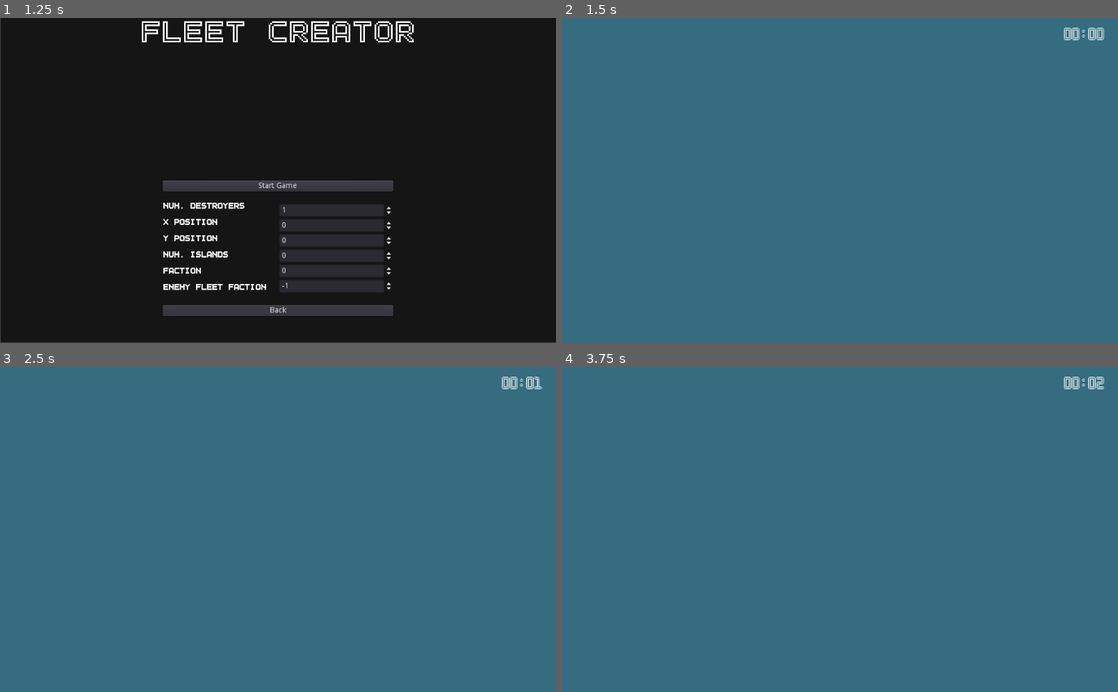
Above: before the commit, frames 1-4 (two rows, left to right).
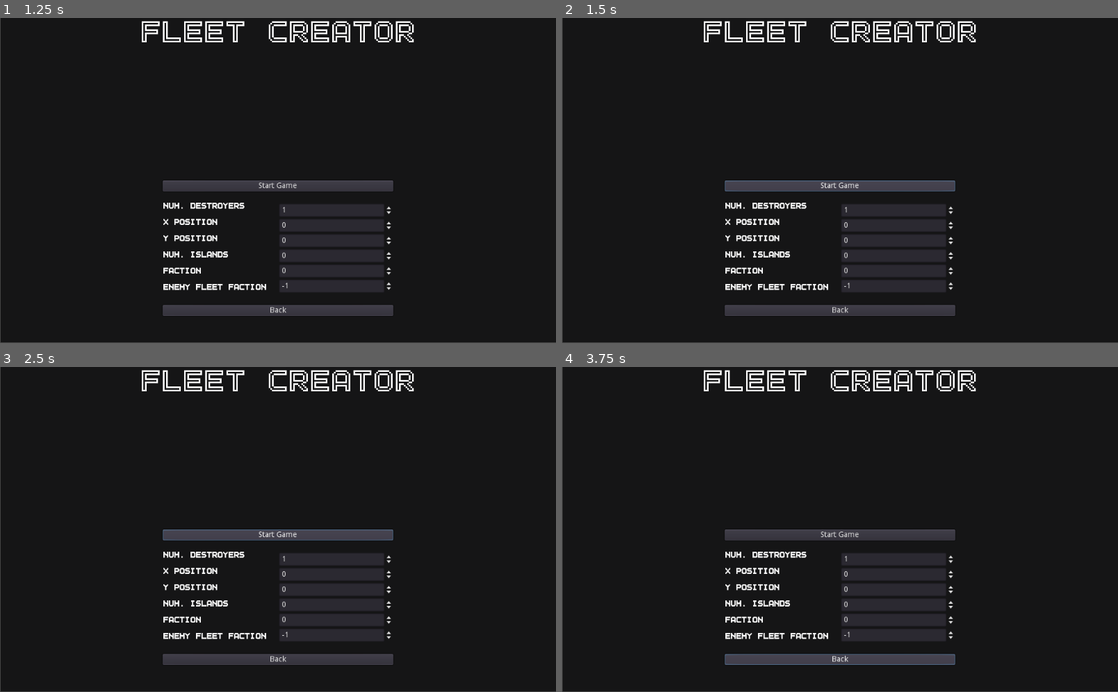
Above: after the commit, the same moments.

Repository: peter-shaw-benson/naval-game
Game: Godot game, scene res://gui/MainMenu.tscn
The game is run twice, just before and just after one commit, with the same random seed, the same clock (stepped at 60 frames per second) and the same inputs.
Inputs (mouse positions are in pixels of both pictures, inside the frame that each line leads up to):
- Up to frame 1 (1.25 s): click "Start Game" at 0.5 s
- Up to frame 2 (1.5 s): click "Start Game" at 1.25 s
- Up to frame 3 (2.5 s): click (278, 536) at 2 s, where only the run after the commit has a clickable "Start Game"
- Up to frame 4 (3.75 s): click (840, 536) at 2.75 s, where only the run after the commit has a clickable "Start Game"; click (840, 659) at 3.5 s, where only the run after the commit has a clickable "Back"

Frame 1 is identical in both runs. In frame 2, 100% of the frame differs, in the area x 0-100%, y 0-100%; in frame 3, 100%; in frame 4, 100%.
Error before the commit: Invalid get index 'type' (on base: 'Dictionary'). (res://Game)
Error after the commit: Parse Error: Too few arguments for "init()" call. Expected at least 8. (res://Entities/Ships/Destroyer.gd:32)

Commit message:
fixed a ton of bugs, working on fuel

Diff:
--- a/Entities/Entity.gd
+++ b/Entities/Entity.gd
@@ -2,6 +2,7 @@
 
 # Navigation Variables
 var speed: int
+var max_range: int
 var turn_weight: float
 var entity_class: String
 var wind_resistance: float
@@ -17,8 +18,9 @@
 
 var roller = RandomNumberGenerator.new()
 
-func init(speed, turn_weight, hit_points, armor, hide_range, visibility, crew):
+func init(speed, max_range, turn_weight, hit_points, armor, hide_range, visibility, crew):
 	self.speed = speed
+	self.max_range = max_range
 	self.turn_weight = turn_weight
 
 	self.hit_points = hit_points
--- a/Entities/Planes/DiveBomber.gd
+++ b/Entities/Planes/DiveBomber.gd
@@ -5,6 +5,7 @@
 
 var plane_stats = {
 	"speed": 100,
+	"range": 200,
 	"turn_weight": 0.15,
 	"hit_points": 8,
 	"armor": 0,
@@ -17,7 +18,7 @@
 
 func _init():
 
-	self.init(plane_stats["speed"], plane_stats["turn_weight"], \
+	self.init(plane_stats["speed"], plane_stats["range"], plane_stats["turn_weight"], \
 	plane_stats["hit_points"], plane_stats["armor"], \
 	plane_stats["hide"], plane_stats["visibility"], \
 	plane_stats["crew"])
--- a/Entities/Planes/LevelBomber.gd
+++ b/Entities/Planes/LevelBomber.gd
@@ -5,6 +5,7 @@
 
 var plane_stats = {
 	"speed": 50,
+	"range": 500,
 	"turn_weight": 0.15,
 	"hit_points": 20,
 	"armor": 1,
@@ -17,7 +18,7 @@
 
 func _init():
 
-	self.init(plane_stats["speed"], plane_stats["turn_weight"], \
+	self.init(plane_stats["speed"], plane_stats["range"], plane_stats["turn_weight"], \
 	plane_stats["hit_points"], plane_stats["armor"], \
 	plane_stats["hide"], plane_stats["visibility"], \
 	plane_stats["crew"])
--- a/Entities/Planes/ScoutPlane.gd
+++ b/Entities/Planes/ScoutPlane.gd
@@ -2,6 +2,7 @@
 
 var plane_stats = {
 	"speed": 80,
+	"range": 600,
 	"turn_weight": 0.15,
 	"hit_points": 40,
 	"armor": 0,
@@ -15,7 +16,7 @@
 
 func _init():
 
-	self.init(plane_stats["speed"], plane_stats["turn_weight"], \
+	self.init(plane_stats["speed"], plane_stats["range"], plane_stats["turn_weight"], \
 	plane_stats["hit_points"], plane_stats["armor"], \
 	plane_stats["hide"], plane_stats["visibility"], \
 	plane_stats["crew"])
--- a/Entities/Planes/TorpBomber.gd
+++ b/Entities/Planes/TorpBomber.gd
@@ -5,6 +5,7 @@
 
 var plane_stats = {
 	"speed": 90,
+	"range": 200,
 	"turn_weight": 0.15,
 	"hit_points": 10,
 	"armor": 1,
@@ -17,7 +18,7 @@
 
 func _init():
 
-	self.init(plane_stats["speed"], plane_stats["turn_weight"], \
+	self.init(plane_stats["speed"], plane_stats["range"], plane_stats["turn_weight"], \
 	plane_stats["hit_points"], plane_stats["armor"], \
 	plane_stats["hide"], plane_stats["visibility"], \
 	plane_stats["crew"])
--- a/Entities/Ships/Battleship.gd
+++ b/Entities/Ships/Battleship.gd
@@ -19,6 +19,7 @@
 
 var ship_stats = {
 	"speed": 25,
+	"range": 1000,
 	"turn_weight": 0.05,
 	"hit_points": 30,
 	"armor": 10,
@@ -31,7 +32,7 @@
 
 func _init():
 
-	self.init(ship_stats["speed"], ship_stats["turn_weight"], \
+	self.init(ship_stats["speed"], ship_stats["range"], ship_stats["turn_weight"], \
 	ship_stats["hit_points"], ship_stats["armor"], \
 	ship_stats["hide"], ship_stats["visibility"], \
 	ship_stats["crew"])
--- a/Game Map/Islands/Island.gd
+++ b/Game Map/Islands/Island.gd
@@ -29,3 +29,6 @@
 	island_drawing.frame = frame_choice
 
 	print("island:", self.position)
+
+func get_faction():
+	return 4
--- a/Game Map/Map 2.gd
+++ b/Game Map/Map 2.gd
@@ -59,6 +59,10 @@
 		if s.faction != playerFaction:
 			s.hide()
 
+	for a in airbase_list:
+		if a.faction != playerFaction:
+			a.hide()
+
 func place_squadron(squad_data):
 	var squad = squadron_scene.instance()
 
@@ -123,6 +127,7 @@
 
 	#place_squadron(squad)
 	# Find mouse position, set squadron position based on it
+	#print("about to start placing carrier")
 	carrier.start_placing()
 
 func place_next_unit(place_list):
@@ -134,6 +139,7 @@
 		var squad_index = place_list[0]
 		#print(squadron_data[squad_index])
 		if unit_data[squad_index]["type"] == "carrier":
+			#print("next on place list is a carrier")
 			place_carrier(unit_data[squad_index])
 		elif unit_data[squad_index]["type"] == "airbase":
 			place_airbase(unit_data[squad_index])
@@ -185,6 +191,8 @@
 	get_node("Ship Popup Timer").start()
 
 func _on_squadron_lost(s, enemy_squad):
+	get_node("SquadSelected").hide()
+
 	squad_list.remove(squad_list.find(s, 0))
 
 	s.queue_free()
--- a/GameState.gd
+++ b/GameState.gd
@@ -94,6 +94,11 @@
 
 	current_scene.init(unit_list, num_islands)
 
+func reset_game():
+	unit_list = []
+	default_budgets = {"0": 200, "1": 200, "2": 200}
+	playerFaction = 0
+
 func change_playerFaction(new_faction):
 	playerFaction = new_faction
 
--- a/Miscellaneous/Detection Area.gd
+++ b/Miscellaneous/Detection Area.gd
@@ -12,7 +12,7 @@
 
 	get_node("CollisionShape2D").disabled = true
 
-	print(get_node("CollisionShape2D").shape.radius)
+	#print(get_node("CollisionShape2D").shape.radius)
 
 func enable_spotting():
 	get_node("CollisionShape2D").disabled = false
--- a/Squad/Airbase/Airbase.gd
+++ b/Squad/Airbase/Airbase.gd
@@ -2,7 +2,6 @@
 class_name Airbase
 
 export var PlaneSquadScene: PackedScene
-export var DetectorScene: PackedScene
 
 const ScoutPlane = preload("res://Entities/Planes/ScoutPlane.gd")
 
@@ -22,6 +21,8 @@
 	self.deselect()
 
 	self.scale = Vector2(0.6, 0.6)
+
+	last_button = ""
 
 func _process(delta):
 	if placing:
@@ -36,12 +37,28 @@
 	type = type
 
 	organize_aircraft(plane_list)
-	faction = faction
+	self.faction = faction
+
+	print("airbase faction:")
+	print(self.faction)
+
+	visibility = get_visibility()
+
+	var visibility_scale = visibility * 5
+	#var hiding_scale = hiding * 10
+
+	detector = detector_scene.instance()
+	detector.init(visibility_scale)
+
+	add_child(detector)
+
+	detector.connect("entered_spotting_area", self, "on_detection_entered")
+	detector.connect("left_spotting_area", self, "on_detection_left")
 
 	self.deselect()
 
 func get_visibility():
-	return 1
+	return 10
 func get_min_speed():
 	return 0
 func get_total_health():
@@ -60,6 +77,9 @@
 	emit_signal("stopped_placing")
 
 	current_target = self.global_position
+
+	enable_spotting()
+
 
 func select():
 	if faction == GameState.get_playerFaction():
@@ -98,15 +118,42 @@
 	if selected:
 		#print("right clicked for course")
 		# Turn logic is here for now?
-		if Input.is_action_pressed("scout") and len(plane_dict["scout"]) > 0:
+		if last_button == "scout" and len(plane_dict["scout"]) > 0:
 			# Send planes
 			send_out_planes(placement, "scout")
 
-		elif Input.is_action_pressed("strike") and len(plane_dict["strike"]) > 0:
+			last_button = ""
+
+		elif last_button == "strike" and len(plane_dict["strike"]) > 0:
 			send_out_planes(placement, "strike")
 
-		elif Input.is_action_pressed("bomb") and len(plane_dict["bomber"]) > 0:
+			last_button = ""
+
+		elif last_button == "bomb" and len(plane_dict["bomber"]) > 0:
 			send_out_planes(placement, "bomber")
+
+			last_button = ""
+
+func _input(event):
+	if selected:
+		if Input.is_action_pressed("scout"):
+			last_button = "scout"
+		elif Input.is_action_pressed("strike"):
+			last_button = "strike"
+		elif Input.is_action_pressed("bomb"):
+			last_button = "bomb"
+		elif Input.is_action_pressed("cancel"):
+			last_button = ""
+
+# Combat stuff:
+func take_plane_damage(plane_squad):
+	pass
+
+func set_enemy_squadron(enemy_squad):
+	pass
+
+
+### PLANE STUFF:
 
 func send_out_planes(placement, type):
 	print(type)
--- a/Squad/Airbase/Airbase.tscn
+++ b/Squad/Airbase/Airbase.tscn
@@ -1,9 +1,9 @@
-[gd_scene load_steps=5 format=2]
+[gd_scene load_steps=6 format=2]
 
 [ext_resource path="res://art/map_assets/runway.png" type="Texture" id=1]
 [ext_resource path="res://Squad/Airbase/Airbase.gd" type="Script" id=2]
 [ext_resource path="res://Squad/PlaneSquadron/PlaneSquadron.tscn" type="PackedScene" id=3]
-
+[ext_resource path="res://Miscellaneous/Detection Area.tscn" type="PackedScene" id=4]
 
 [sub_resource type="RectangleShape2D" id=1]
 extents = Vector2( 65.466, 23.816 )
@@ -13,6 +13,7 @@
 collision_layer = 2
 collision_mask = 2
 script = ExtResource( 2 )
+detector_scene = ExtResource( 4 )
 PlaneSquadScene = ExtResource( 3 )
 
 [node name="ColorRect" type="ColorRect" parent="."]
--- a/Squad/Carrier/Carrier.gd
+++ b/Squad/Carrier/Carrier.gd
@@ -95,7 +95,7 @@
 	self.update_armorbar()
 
 	# Make sure it doesn't crash until we're done placing
-	get_node("IslandCollision").disabled = false
+	get_node("IslandCollision").disabled = true
 
 func get_min_speed():
 
@@ -156,24 +156,30 @@
 
 			emit_signal("new_course_change", current_target, placement)
 			#print(target_array)
-		elif Input.is_action_pressed("patrol"):
+		elif last_button == "patrol":
 			patrolling = true
 			current_target = placement
 			target_array.append(self.global_position)
 
-			#print(str(current_target) + str(target_array))
-
 			emit_signal("new_course_change", current_target, placement)
 
-		elif Input.is_action_pressed("scout") and len(plane_dict["scout"]) > 0:
+			last_button = ""
+
+		elif last_button == "scout" and len(plane_dict["scout"]) > 0:
 			# Send planes
 			send_out_planes(placement, "scout")
 
-		elif Input.is_action_pressed("strike") and len(plane_dict["strike"]) > 0:
+			last_button = ""
+
+		elif last_button == "strike" and len(plane_dict["strike"]) > 0:
 			send_out_planes(placement, "strike")
 
-		elif Input.is_action_pressed("bomb") and len(plane_dict["bomber"]) > 0:
+			last_button = ""
+
+		elif last_button == "bomb" and len(plane_dict["bomber"]) > 0:
 			send_out_planes(placement, "bomber")
+
+			last_button = ""
 
 		else:
 			patrolling = false
@@ -181,6 +187,25 @@
 			#var angle = placement.angle_to_point(position) + (PI / 2)
 			current_target = placement
 
+func start_placing():
+	#print("started placing: " + self.get_name())
+	placing = true
+
+	global_position = get_viewport().get_mouse_position()
+
+	get_node("IslandCollision").disabled = true
+
+func stop_placing():
+	#print("stopped placing: " + self.get_name())
+	placing = false
+
+	emit_signal("stopped_placing")
+
+	get_node("IslandCollision").disabled = false
+	#print(get_node("IslandCollision").disabled)
+	detector.enable_spotting()
+
+	current_target = self.global_position
 
 func select():
 	if faction == GameState.get_playerFaction():
@@ -202,6 +227,17 @@
 		if Input.is_action_pressed("stop"):
 			self.current_target = self.global_position
 			self.target_array = []
+		elif Input.is_action_pressed("patrol"):
+			last_button = "patrol"
+		elif Input.is_action_pressed("scout"):
+			last_button = "scout"
+		elif Input.is_action_pressed("strike"):
+			last_button = "strike"
+		elif Input.is_action_pressed("bomb"):
+			last_button = "bomb"
+		elif Input.is_action_pressed("cancel"):
+			last_button = ""
+
 
 func _physics_process(delta):
 
@@ -233,6 +269,12 @@
 
 	position.x = clamp(position.x, 0, screen_size.x)
 	position.y = clamp(position.y, 0, screen_size.y)
+
+func _process(delta):
+
+	get_node("HealthBar").value = lerp(get_node("HealthBar").value, get_total_health(), get_process_delta_time())
+	get_node("ArmorBar").value = lerp(get_node("ArmorBar").value, get_total_health(), get_process_delta_time())
+
 
 ## COMBAT STUFFS
 
--- a/Squad/Carrier/Carrier.tscn
+++ b/Squad/Carrier/Carrier.tscn
@@ -11,18 +11,18 @@
 [ext_resource path="res://Squad/PlaneSquadron/PlaneSquadron.tscn" type="PackedScene" id=9]
 
 [sub_resource type="RectangleShape2D" id=1]
-extents = Vector2( 9.62756, 29.6435 )
+extents = Vector2( 14.1449, 29.6435 )
 
 [sub_resource type="SpriteFrames" id=2]
 animations = [ {
+"frames": [ ExtResource( 6 ), ExtResource( 8 ), ExtResource( 7 ) ],
+"loop": true,
+"name": "carrier_clicked",
+"speed": 5.0
+}, {
 "frames": [ ExtResource( 1 ), ExtResource( 4 ), ExtResource( 5 ) ],
 "loop": true,
 "name": "carrier_basic",
-"speed": 5.0
-}, {
-"frames": [ ExtResource( 6 ), ExtResource( 8 ), ExtResource( 7 ) ],
-"loop": true,
-"name": "carrier_clicked",
 "speed": 5.0
 } ]
 
@@ -42,13 +42,13 @@
 script = ExtResource( 2 )
 detector_scene = ExtResource( 3 )
 PlaneSquadScene = ExtResource( 9 )
-DetectorScene = ExtResource( 3 )
 
 [node name="IslandCollision" type="CollisionShape2D" parent="."]
 position = Vector2( -0.127563, -0.181458 )
 shape = SubResource( 1 )
 
 [node name="Sprite" type="AnimatedSprite" parent="."]
+position = Vector2( 0.176773, 0 )
 frames = SubResource( 2 )
 animation = "carrier_basic"
 
--- a/Squad/CombatUnitsWrapper.gd
+++ b/Squad/CombatUnitsWrapper.gd
@@ -105,6 +105,9 @@
 # var a = 2
 # var b = "text"
 
+# GUI variables
+var last_button = ""
+
 func init(unit_array, initial_position, faction, type):
 	units = unit_array
 	#print(ships[0].speed)
@@ -216,6 +219,7 @@
 			self.stop_placing()
 
 func start_placing():
+	#print("started placing: " + self.get_name())
 	placing = true
 
 	global_position = get_viewport().get_mouse_position()
@@ -223,11 +227,13 @@
 	get_node("IslandCollision").disabled = true
 
 func stop_placing():
+	#print("stopped placing: " + self.get_name())
 	placing = false
 
 	emit_signal("stopped_placing")
 
 	get_node("IslandCollision").disabled = false
+	#print(get_node("IslandCollision").disabled)
 	detector.enable_spotting()
 
 	current_target = self.global_position
@@ -245,6 +251,7 @@
 func on_detection_entered(other_thing):
 	#print("found other thing:")
 	#print(other_thing.get_name())
+	#print(self.get_name())
 	#print("Squadron" in other_thing.get_name())
 
 	# this is a REALLY BAD way to do it –
@@ -303,8 +310,8 @@
 		#print(len(weapon_shooting_list))
 		for w in weapon_shooting_list:
 			enemy_squadron.take_damage(w, global_position.distance_to(enemy_squadron.global_position))
-			enemy_squadron.update_armorbar()
-			enemy_squadron.update_healthbar()
+			#enemy_squadron.update_armorbar()
+			#enemy_squadron.update_healthbar()
 
 func take_plane_damage(plane_squad):
 	if plane_squad.get_faction() != self.get_faction():
--- a/Squad/PlaneSquadron/PlaneSquadron.gd
+++ b/Squad/PlaneSquadron/PlaneSquadron.gd
@@ -23,6 +23,12 @@
 		plane_list.append(u)
 
 	update_weapon_list()
+
+	enable_spotting()
+
+	get_node("HealthBar").set_max(get_total_health())
+	update_healthbar()
+	#get_node("ArmorBar").set_max(get_total_armor())
 
 func set_animation(strike, type):
 	strike_force = strike
@@ -71,9 +77,6 @@
 func update_armorbar():
 	pass
 
-func update_healthbar():
-	pass
-
 func get_strike():
 	return strike_force
 
@@ -117,6 +120,10 @@
 
 		get_node("AirbaseCollision").disabled = false
 
+	get_node("HealthBar").value = lerp(get_node("HealthBar").value, get_total_health(), get_process_delta_time())
+	#get_node("ArmorBar").value = lerp(get_node("ArmorBar").value, get_total_health(), get_process_delta_time())
+
+
 	# go back to carrier
 	if carrier_origin and reached_target:
 		update_carrier_pos()
--- a/Squad/PlaneSquadron/PlaneSquadron.tscn
+++ b/Squad/PlaneSquadron/PlaneSquadron.tscn
@@ -29,14 +29,34 @@
 
 [sub_resource type="SpriteFrames" id=1]
 animations = [ {
+"frames": [ ExtResource( 20 ), ExtResource( 19 ), ExtResource( 16 ) ],
+"loop": true,
+"name": "levelBomber_clicked",
+"speed": 5.0
+}, {
 "frames": [ ExtResource( 4 ), ExtResource( 3 ), ExtResource( 2 ) ],
 "loop": true,
 "name": "scoutPlane_clicked",
 "speed": 5.0
 }, {
-"frames": [ ExtResource( 20 ), ExtResource( 19 ), ExtResource( 16 ) ],
+"frames": [ ExtResource( 26 ), ExtResource( 24 ), ExtResource( 25 ) ],
 "loop": true,
-"name": "levelBomber_clicked",
+"name": "torpBomber_clicked",
+"speed": 5.0
+}, {
+"frames": [ ExtResource( 23 ), ExtResource( 21 ), ExtResource( 22 ) ],
+"loop": true,
+"name": "torpBomber_basic",
+"speed": 5.0
+}, {
+"frames": [ ExtResource( 8 ), ExtResource( 7 ), ExtResource( 12 ) ],
+"loop": true,
+"name": "fighter_basic",
+"speed": 5.0
+}, {
+"frames": [ ExtResource( 10 ), ExtResource( 9 ), ExtResource( 11 ) ],
+"loop": true,
+"name": "fighter_clicked",
 "speed": 5.0
 }, {
 "frames": [ ExtResource( 15 ), ExtResource( 17 ), ExtResource( 18 ) ],
@@ -44,29 +64,9 @@
 "name": "levelBomber_basic",
 "speed": 5.0
 }, {
-"frames": [ ExtResource( 10 ), ExtResource( 9 ), ExtResource( 11 ) ],
-"loop": true,
-"name": "fighter_clicked",
-"speed": 5.0
-}, {
 "frames": [ ExtResource( 6 ), ExtResource( 1 ), ExtResource( 5 ) ],
 "loop": true,
 "name": "scoutPlane_basic 1",
-"speed": 5.0
-}, {
-"frames": [ ExtResource( 8 ), ExtResource( 7 ), ExtResource( 12 ) ],
-"loop": true,
-"name": "fighter_basic",
-"speed": 5.0
-}, {
-"frames": [ ExtResource( 23 ), ExtResource( 21 ), ExtResource( 22 ) ],
-"loop": true,
-"name": "torpBomber_basic",
-"speed": 5.0
-}, {
-"frames": [ ExtResource( 26 ), ExtResource( 24 ), ExtResource( 25 ) ],
-"loop": true,
-"name": "torpBomber_clicked",
 "speed": 5.0
 } ]
 
@@ -76,6 +76,12 @@
 [sub_resource type="CircleShape2D" id=3]
 radius = 91.9078
 
+[sub_resource type="StyleBoxFlat" id=4]
+bg_color = Color( 0.105882, 0.764706, 0.164706, 1 )
+
+[sub_resource type="StyleBoxFlat" id=5]
+bg_color = Color( 0.12549, 0.12549, 0.12549, 1 )
+
 [node name="PlaneSquad" type="Area2D"]
 collision_layer = 2
 collision_mask = 2
@@ -83,8 +89,9 @@
 detector_scene = ExtResource( 14 )
 
 [node name="AnimatedSprite" type="AnimatedSprite" parent="."]
+position = Vector2( 0.353546, 0 )
 frames = SubResource( 1 )
-animation = "torpBomber_clicked"
+animation = "torpBomber_basic"
 
 [node name="AirbaseCollision" type="CollisionShape2D" parent="."]
 position = Vector2( 0.125, 19.625 )
@@ -97,4 +104,17 @@
 
 [node name="DetectionCollision" type="CollisionShape2D" parent="Detection"]
 shape = SubResource( 3 )
+
+[node name="HealthBar" type="ProgressBar" parent="."]
+margin_left = -38.0
+margin_top = 32.0
+margin_right = 40.0
+margin_bottom = 44.0
+custom_styles/fg = SubResource( 4 )
+custom_styles/bg = SubResource( 5 )
+value = 40.0
+percent_visible = false
+__meta__ = {
+"_edit_use_anchors_": false
+}
 [connection signal="area_entered" from="." to="." method="_on_PlaneSquad_area_entered"]
--- a/Squad/ShipSquadron.gd
+++ b/Squad/ShipSquadron.gd
@@ -32,6 +32,8 @@
 
 	self.update_healthbar()
 	self.update_armorbar()
+
+	last_button = ""
 
 	# Make sure it doesn't crash until we're done placing
 	get_node("IslandCollision").disabled = true
@@ -45,14 +47,14 @@
 
 			emit_signal("new_course_change", current_target, placement)
 			#print(target_array)
-		elif Input.is_action_pressed("patrol"):
+		elif last_button == "patrol":
 			patrolling = true
 			current_target = placement
 			target_array.append(self.global_position)
 
-			#print(str(current_target) + str(target_array))
-
 			emit_signal("new_course_change", current_target, placement)
+
+			last_button = ""
 
 		else:
 			patrolling = false
@@ -66,15 +68,22 @@
 			self.current_target = self.global_position
 			self.target_array = []
 
+		elif Input.is_action_pressed("patrol"):
+			last_button = "patrol"
+
+		elif Input.is_action_pressed("cancel"):
+			last_button = ""
+
 func _on_Squadron_area_entered(area):
-	# Entered Hiding Area
-	hide()
-	self.current_target = self.global_position
-	self.target_array = []
-
-	emit_signal("hit", self)
-
-	get_node("IslandCollision").set_deferred("disabled", true)
+	if area.get_faction() == 4:
+		# Entered Hiding Area
+		hide()
+		self.current_target = self.global_position
+		self.target_array = []
+
+		emit_signal("hit", self)
+
+		get_node("IslandCollision").set_deferred("disabled", true)
 
 func _physics_process(delta):
 
@@ -107,6 +116,10 @@
 	position.x = clamp(position.x, 0, screen_size.x)
 	position.y = clamp(position.y, 0, screen_size.y)
 
+func _process(delta):
+
+	get_node("HealthBar").value = lerp(get_node("HealthBar").value, get_total_health(), get_process_delta_time())
+	get_node("ArmorBar").value = lerp(get_node("ArmorBar").value, get_total_health(), get_process_delta_time())
 
 func construct_weapon_dict():
 	weapon_dict = {}
@@ -192,8 +205,8 @@
 	if enemy_squadron:
 		for w in weapon_shooting_list:
 			enemy_squadron.take_damage(w, global_position.distance_to(enemy_squadron.global_position))
-			enemy_squadron.update_armorbar()
-			enemy_squadron.update_healthbar()
+			#enemy_squadron.update_armorbar()
+			#enemy_squadron.update_healthbar()
 
 func _on_ShotTimer_timeout():
 	#check_t_crossed()
--- a/gui/AirbaseSettings.gd
+++ b/gui/AirbaseSettings.gd
@@ -33,11 +33,6 @@
 
 		GameState.add_unit(player_carrier)
 
-	airbase_data["player_airbases"] = player_airbases
-	airbase_data["enemy_airbases"] = enemy_airbases
-	airbase_data["player_plane_list"] = make_player_plane_list()
-	airbase_data["enemy_plane_list"] = make_enemy_plane_list()
-
 	print(make_player_plane_list())
 
 	if player_airbases == 1:
@@ -53,6 +48,8 @@
 							"planes": make_enemy_plane_list(),
 							"faction": enemy_faction,
 							"type": "airbase"}
+
+		#print("enemy airbase faction:" + str(enemy_faction))
 
 		GameState.add_unit(enemy_airbase)
 
--- a/project.godot
+++ b/project.godot
@@ -24,7 +24,7 @@
 "language": "GDScript",
 "path": "res://Squad/Carrier/Carrier.gd"
 }, {
-"base": "Reference",
+"base": "Ship",
 "class": "CarrierEntity",
 "language": "GDScript",
 "path": "res://Entities/Ships/CarrierEntity.gd"
@@ -161,6 +161,11 @@
 "events": [ Object(InputEventKey,"resource_local_to_scene":false,"resource_name":"","device":0,"alt":false,"shift":false,"control":false,"meta":false,"command":false,"pressed":false,"scancode":81,"unicode":0,"echo":false,"script":null)
  ]
 }
+cancel={
+"deadzone": 0.5,
+"events": [ Object(InputEventKey,"resource_local_to_scene":false,"resource_name":"","device":0,"alt":false,"shift":false,"control":false,"meta":false,"command":false,"pressed":false,"scancode":16777217,"unicode":0,"echo":false,"script":null)
+ ]
+}
 
 [layer_names]
 
Not shown: 1 places in Squad/PlaneSquadron/PlaneSquadron.tscn that only renumber resources
